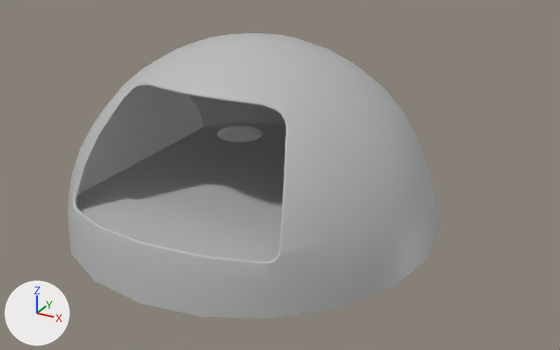
One commit to the FBX model Assets/Art/Environment/Ship/Ship_Top.fbx: the scene before it, then after it.
One viewpoint serves both versions: a camera (50 mm lens) standing at (18.7, -31.1, 18.2) and looking at (0.8, 1.4, 2.0). The lights are fixed; the arrows at lower left show +X, +Y and +Z. Where no turn or scale is listed for an object, it has been applied to the vertices. Vertices at the same position are counted once.
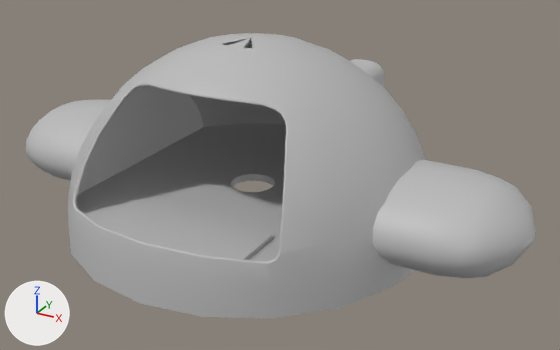
Where the newer file only moved an object's origin or applied its transform, the numbers keep the older frame.

Location of each change, [x1, y1, x2, y2] in pixels of the pictures (560 x 350 px; the box of a moved part takes in the faces that stretch with it):
'polySurface2', reshaped (38% wider)
    before: [68, 33, 437, 318]
    after: [25, 33, 535, 318]
part 1 of me_mesh, added
    after: [25, 100, 111, 181]
part 2 of me_mesh, added
    after: [373, 160, 535, 278]
part 3 of me_mesh, moved or reshaped
    before: [77, 123, 286, 210]
    after: [77, 59, 384, 227]
part 4 of me_mesh, moved or reshaped
    both: [235, 224, 281, 261]
part 5 of me_mesh, deleted
    before: [222, 38, 253, 48]

The change in detail:
me_mesh is used by ob_polysurface2; location (0.0, 0.65, 4.7).
me_mesh had 986 vertices, 1087 faces and spanned x -9.4..9.4, y -10.1..10.1, z -4.7..4.7.
me_mesh now has 1333 vertices, 1460 faces and spans x -14.1..14.1, y -10.1..13.5, z -4.7..4.7.
me_mesh part 1: a new loose piece of 142 vertices spanning x -14.1..-7.4, y -4.4..3.1, z -4.4..-0.3, in mat_ship (grey #bcbcbc).
me_mesh part 2: a new loose piece of 142 vertices spanning x 7.4..14.1, y -4.4..3.1, z -4.4..-0.3, in mat_ship (grey #bcbcbc).
me_mesh part 3: 47 vertices moved from x -5.2..1.4, y -8.0..10.1, z -3.2..0.3 to x -3.8..1.4, y -8.7..13.5, z -3.2..0.3; 91 vertices removed from x -6.9..0.5, y -8.0..8.4, z -3.2..-2.7; 156 vertices added at x -6.9..1.1, y -8.7..5.1, z -3.2..-2.7.
me_mesh part 4: 6 vertices moved from x 5.2, y -8.0..-5.2, z -2.8..-2.6 to x 3.8, y -8.7..-5.2, z -2.8..-2.6; 3 vertices removed from x 0.0..5.2, y -9.5..-6.4, z -3.2..-2.8; 3 vertices added at x 3.8..5.3, y -8.7..-6.4, z -2.8.
me_mesh part 5: 2 vertices removed from x 0.0, y -0.7, z 4.5..4.7.
